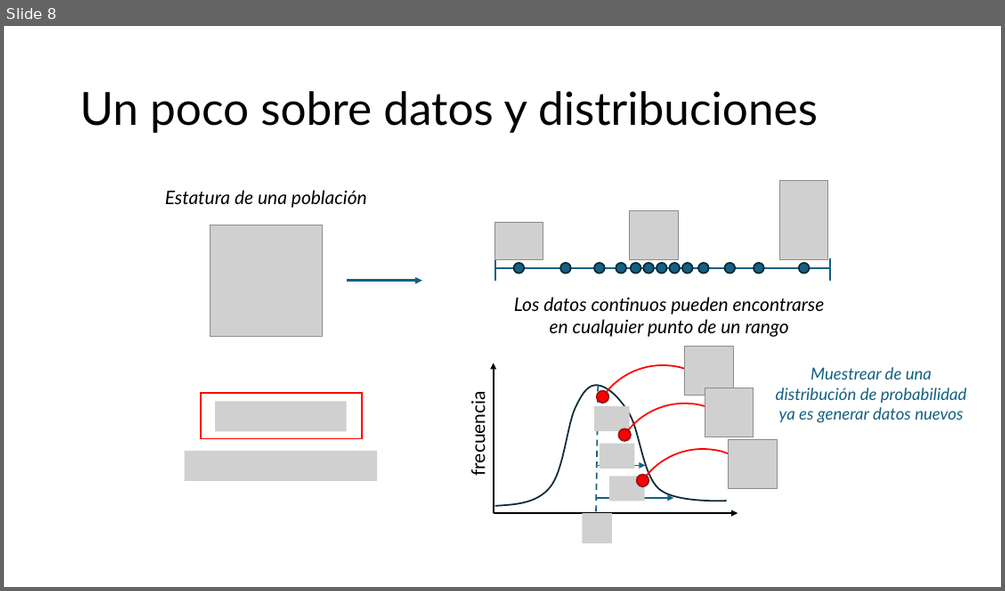
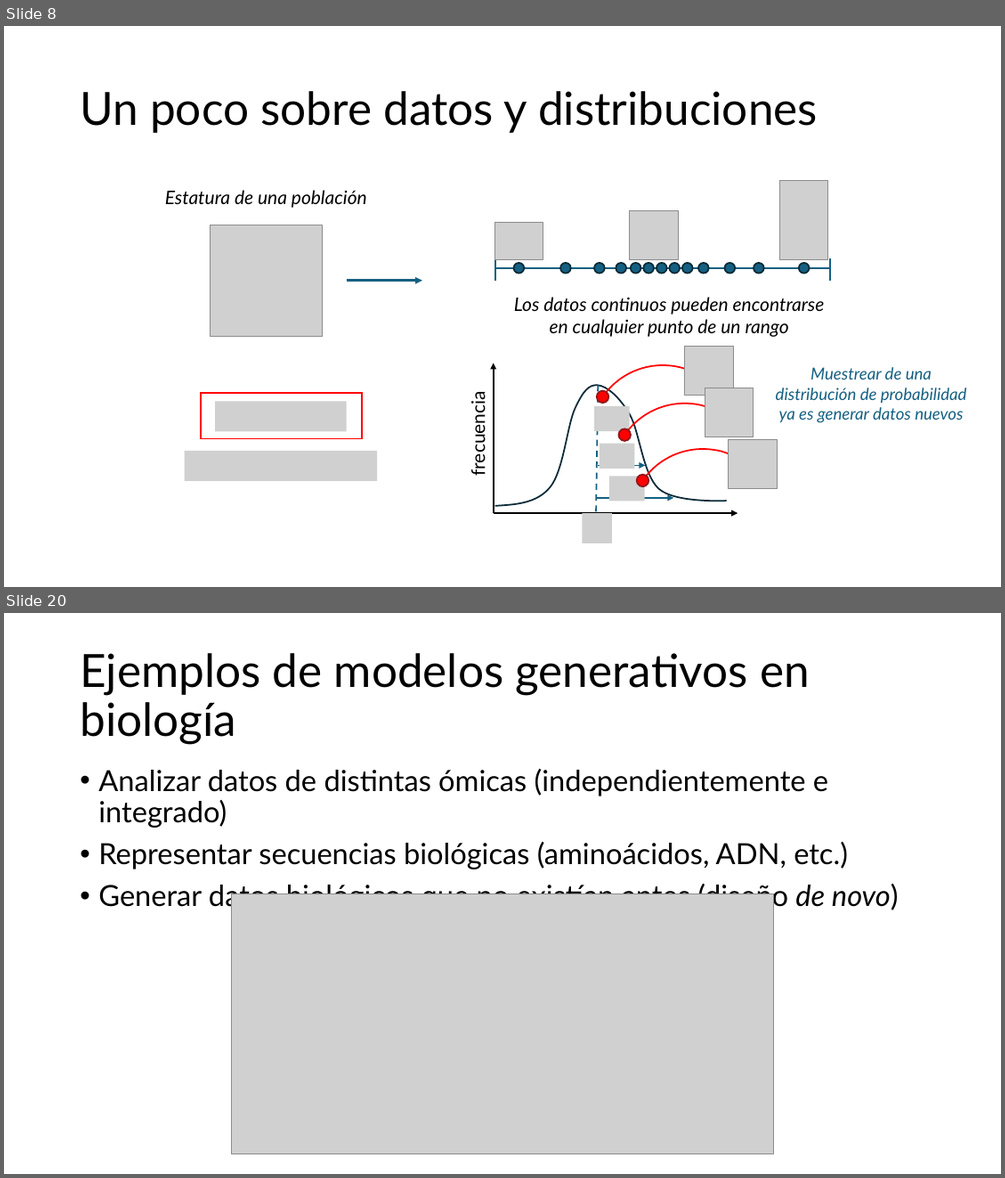
Before and after one commit to edircoli/taller-genbio, a slide deck: slides/byos_ppt.pptx. Shown one above the other, each under a label of ours: slide 8 before the commit, slides 8 and 20 after it; the slides between them are not shown. The pictures are 1005x591 and 1005x1178 pixels, drawn with LibreOffice and Linux fonts; fonts in the diff are those of the drawing; grey boxes stand for pictures. Boxes give left, top, right and bottom in pixels: in the first picture for what was removed or moved away, otherwise in the second. Text is boxed around its words. In the diff, an @@ line names an element or a change of style, - is before the commit and + after.

```diff
--- a/slides/byos_ppt.pptx
+++ b/slides/byos_ppt.pptx
@@ slide 20 added at <box>4,613,1001,1174</box>, background #FFFFFF @@
@@ title added at <box>80,653,809,745</box>, 44 pt, text #000000 @@
+Ejemplos de modelos generativos en biología
@@ text added at <box>98,769,898,911</box>, 28 pt, text #000000 @@
+• Analizar datos de distintas ómicas (independientemente e integrado)
+• Representar secuencias biológicas (aminoácidos, ADN, etc.)
+• Generar datos biológicos que no existían antes (diseño de novo)
@@ picture added at <box>231,893,774,1153</box> @@
```
Also in this commit, not shown: 1 slide changed, 23 other slides added.
